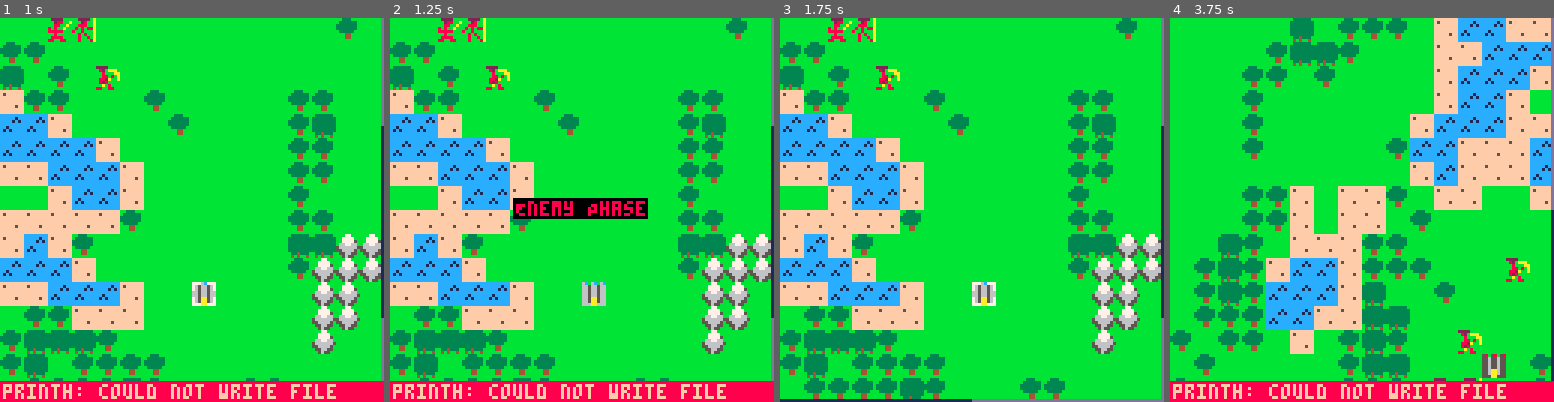
Above: before the commit, frames 1-4 (left to right).
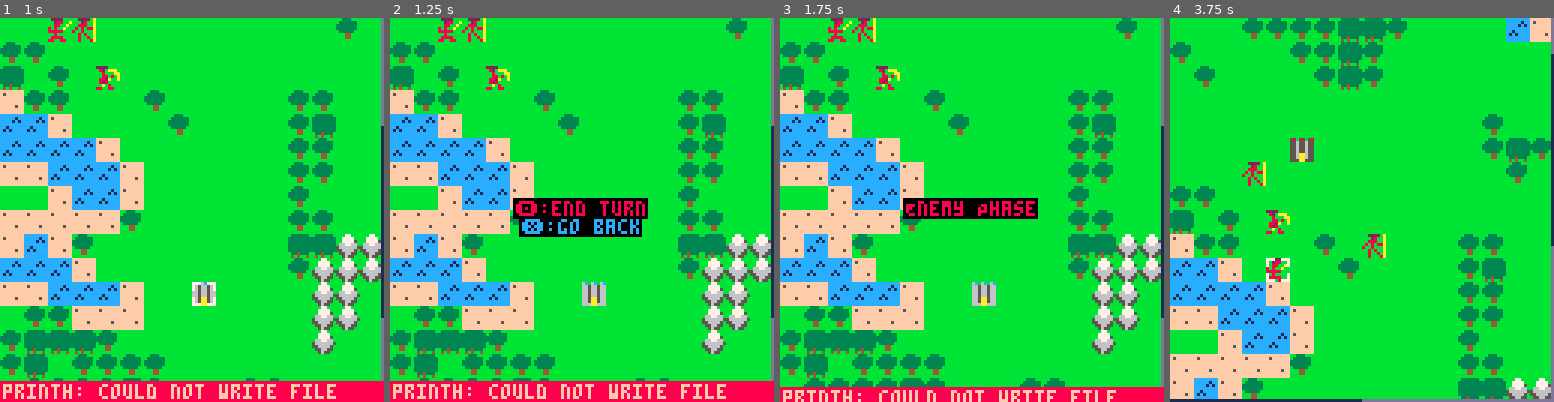
Above: after the commit, the same moments.

Repository: stavguo/pico-saga
Game: PICO-8 cartridge ftrpg.p8
Two runs of this game, one before a commit and one after it. Both use one fixed random seed, a clock stepped at 60 frames per second and the inputs below.
Inputs:
- Up to frame 1 (1 s): tap X (X key) at 0.33 s; tap O (Z key) at 0.7 s
- Up to frame 2 (1.25 s): tap X (X key) at 1.07 s
- Up to frame 3 (1.75 s): hold Right from 1.6 s (still down); tap O (Z key) at 1.7 s
- Up to frame 4 (3.75 s): tap X (X key) at 1.85, 2.97 s; release Right at 2.1 s; tap O (Z key) every 0.4 s from 2.1 to 3.7 s; hold Up 2.15-2.42 s; hold Right 2.47-3.03 s; hold Left 3.08-3.58 s; hold Down from 3.63 s (still down)

Frame 1 is identical in both runs. In frame 2, 2.0% of the frame differs, in the area x 33-67%, y 47-58%; in frame 3, 6.0%; in frame 4, 51%, in the area x 0-100%, y 0-100%.

Commit message:
Created tile type UI and turn end confirmation

Diff:
--- a/src/fsm.lua
+++ b/src/fsm.lua
@@ -29,10 +29,10 @@
 end
 
 function create_overworld_state()
-    local cursor, selected_unit, traversable_tiles
-    return {
-        enter = function(p)
-            if selected_unit ~= nil then printh("this is bad", "logs/debug.txt") end
+    local cursor, selected_unit, traversable_tiles, ui
+    return {
+        enter = function(p)
+            ui, selected_unit = {}
             if p then
                 if p.cursor then cursor = p.cursor end
                 if p.cam then camera(p.cam[1], p.cam[2]) end
@@ -45,22 +45,23 @@
                         change_state("move_unit", {unit=selected_unit, cursor=cursor, start=cursor})
                     end
                 else
-                    cursor = update_cursor(cursor, 31, 31)
+                    cursor, ui = update_cursor(cursor, 31, 31), {}
                 end
             end
 
             update_camera(cursor)
 
             if btnp(5) then
-                if not selected_unit then
-                    change_state("phase_change", {cursor=cursor, phase="enemy"})
-                else
-                    selected_unit, traversable_tiles = nil, nil
+                if not next(ui) then
+                    change_state("turn_end", {cursor=cursor})
+                else
+                    selected_unit, traversable_tiles, ui = nil, nil, {}
                 end
             end
 
             -- Select castle or unit
             if btnp(4) then
+                ui = {}
                 local castle, unit = castles[cursor], units[cursor]
                 if castle and castle.team == "player" then
                     change_state("castle", {castle=castle, pos=cursor, ov_cam={ peek2(0x5f28), peek2(0x5f2a) }})
@@ -70,27 +71,34 @@
                         local unit = units[idx]
                         return (unit == nil or unit.team == selected_unit.team) and map_get(idx) < 6
                     end)
-                end
-            end
-        end,
-        draw = function()
-            if selected_unit then draw_traversable_edges(traversable_tiles, selected_unit.team == "player" and 7 or 8) end
+                    create_unit_info(selected_unit, ui)
+                else
+                    local m_idx = map_get(cursor)
+                    create_ui({
+                        TERRAIN_TYPES[m_idx],
+                        (TERRAIN_COSTS[m_idx] and "mOV:-"..TERRAIN_COSTS[m_idx] or nil),
+                        (TERRAIN_EFFECTS[m_idx] and "aVO:+"..TERRAIN_EFFECTS[m_idx].."%" or nil)
+                    }, ui)
+                end
+            end
+        end,
+        draw = function()
+            if selected_unit then
+                draw_traversable_edges(traversable_tiles, selected_unit.team == "player" and 7 or 8)
+                draw_unit_at(selected_unit, nil, true)
+            end
             draw_nonselected_overworld_units(selected_unit)
-            if selected_unit then
-                draw_unit_at(selected_unit, nil, true)
-                show_unit_info(selected_unit, cursor)
-            end
             draw_cursor(cursor, true)
-        end,
-        exit = function () selected_unit = nil end
+            draw_ui(cursor, ui)
+        end
     }
 end
 
 function create_castle_state()
-    local selected_unit, castle, pos, ov_cam, cursor
-    return {
-        enter = function(p)
-            castle, pos, ov_cam = p.castle, p.pos, p.ov_cam
+    local selected_unit, castle, pos, ov_cam, cursor, ui
+    return {
+        enter = function(p)
+            castle, pos, ov_cam, ui = p.castle, p.pos, p.ov_cam, {}
 
             -- Store the cursor's screen position before moving the camera
             local castle_pos = indextovec(pos)
@@ -117,12 +125,13 @@
                 if not selected_unit then
                     change_state("overworld", {cursor=pos, cam=ov_cam})
                 else
-                    selected_unit = nil
+                    selected_unit, ui = nil, {}
                 end
             elseif btnp(4) then
                 local unit = castle.units[cursor]
                 if unit then
-                    selected_unit = unit
+                    selected_unit, ui = unit, {}
+                    create_unit_info(selected_unit, ui)
                 end
             end
         end,
@@ -133,9 +142,9 @@
             end)
             if selected_unit then
                 draw_unit_at(selected_unit, nil, true)
-                show_unit_info(selected_unit, cursor)
             end
             draw_cursor(cursor, true)
+            draw_ui(cursor, ui)
         end,
         exit = function () selected_unit = nil end
     }
@@ -443,41 +452,6 @@
     }
 end
 
-function create_castle_capture_state()
-    local ui, cursor, capturer = {}
-    return {
-        enter = function(p)
-            cursor, capturer, ui = p.cursor, p.capturer, {}
-            local msg = {
-                capturer.team.." "..capturer.class.." ".."captured",
-                (capturer.team == "player" and "enemy" or "player").." castle!"
-            }
-            create_ui(msg, ui, false)
-        end,
-        update = function()
-            if btnp(4) or btnp(5) then
-                capturer.exhausted = true
-                local game_over = true
-                for _, castle in pairs(castles) do
-                    if (castle.team != capturer.team) game_over = false
-                end
-                if game_over then
-                    change_state("game_over", {win=capturer.team=="player"})
-                else
-                    change_state(capturer.team == "enemy" and "enemy_phase" or "overworld", {cursor=cursor})
-                end
-            end
-        end,
-        draw = function()
-            draw_units(units, function(u)
-                return u ~= capturer
-            end, false)
-            if capturer then draw_unit_at(capturer, nil, true) end
-            draw_ui(cursor, ui)
-        end
-    }
-end
-
 function create_enemy_phase()
     local cam_path, logic_co, anim_co, current_enemy, cursor
     return {
@@ -599,6 +573,62 @@
     }
 end
 
+function create_castle_capture_state()
+    local ui, cursor, capturer = {}
+    return {
+        enter = function(p)
+            cursor, capturer, ui = p.cursor, p.capturer, {}
+            local msg = {
+                capturer.team.." "..capturer.class.." ".."captured",
+                (capturer.team == "player" and "enemy" or "player").." castle!"
+            }
+            create_ui(msg, ui, false)
+        end,
+        update = function()
+            if btnp(4) or btnp(5) then
+                capturer.exhausted = true
+                local game_over = true
+                for _, castle in pairs(castles) do
+                    if (castle.team != capturer.team) game_over = false
+                end
+                if game_over then
+                    change_state("game_over", {win=capturer.team=="player"})
+                else
+                    change_state(capturer.team == "enemy" and "enemy_phase" or "overworld", {cursor=cursor})
+                end
+            end
+        end,
+        draw = function()
+            draw_units(units, function(u)
+                return u ~= capturer
+            end, false)
+            if capturer then draw_unit_at(capturer, nil, true) end
+            draw_ui(cursor, ui)
+        end
+    }
+end
+
+function create_turn_end_confirmation()
+    local cursor
+    return {
+        enter = function(p)
+            cursor = p.cursor
+        end,
+        update = function()
+            if btnp(4) then
+                change_state("phase_change", {cursor=cursor, phase="enemy"})
+            elseif btnp(5) then
+                change_state("overworld", {cursor=cursor})
+            end
+        end,
+        draw = function()
+            draw_units(units)
+            draw_centered_text("🅾️:end turn ", 8)
+            draw_centered_text("❎:go back ", 12, 67)
+        end
+    }
+end
+
 function create_game_over()
     local win, go_text, reset_text
     return {
--- a/src/globals.lua
+++ b/src/globals.lua
@@ -1,3 +1,13 @@
+TERRAIN_TYPES = {
+    [1] = "plains", -- PLAINS
+    [2] = "shoal" , -- SHOAL
+    [3] = "forest" , -- FOREST
+    [4] = "thicket" , -- THICKET
+    [5] = "sand" , -- SAND
+    [6] = "sea", -- Sea
+    [7] = "cliff", -- Mountain
+}
+
 TERRAIN_COSTS = {
     [1] = 1, -- PLAINS
     [3] = 2 , -- FOREST
--- a/src/main.lua
+++ b/src/main.lua
@@ -21,9 +21,10 @@
         attack_menu = create_attack_menu_state(),
         combat = create_combat_state(),
         enemy_turn = create_enemy_turn(),
-        castle_capture = create_castle_capture_state(),
         enemy_phase = create_enemy_phase(),
         phase_change = create_phase_change(),
+        castle_capture = create_castle_capture_state(),
+        turn_end = create_turn_end_confirmation(),
         game_over = create_game_over()
     }
     change_state("setup")
--- a/src/ui.lua
+++ b/src/ui.lua
@@ -1,11 +1,9 @@
-function show_unit_info(unit, cursor)
-    local ui = {}
+function create_unit_info(unit, ui)
     create_ui({
         unit.team.." "..unit.class,
         "HP:" .. unit.HP .. " Mov:" .. unit.Mov,
         (unit.team == "enemy" and "AI:" .. unit.enemy_ai or nil)
     }, ui)
-    draw_ui(cursor, ui)
 end
 
 function create_ui(options, ui, is_interactive, anchor)
